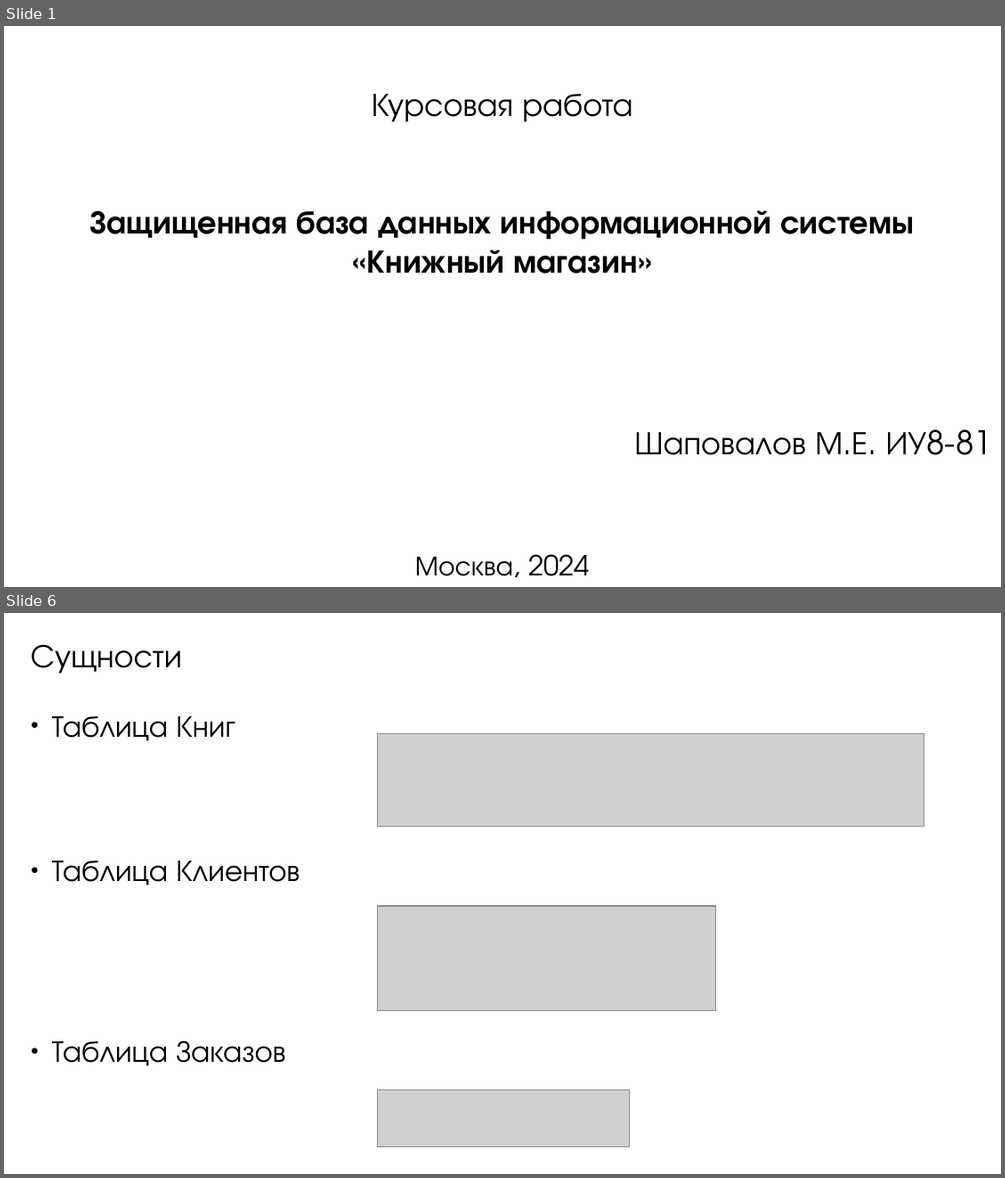
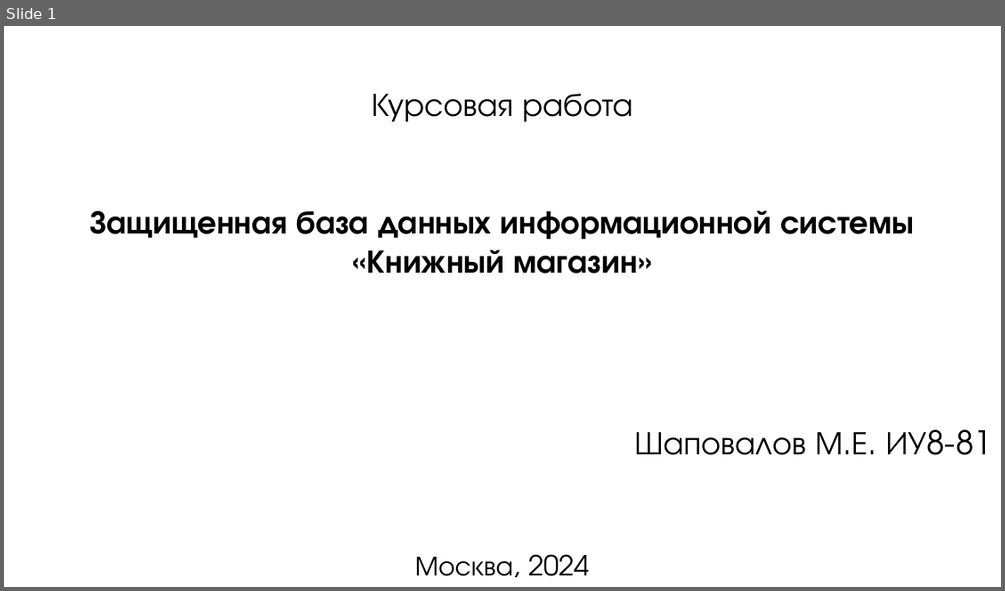
Before and after one commit to mrypdm/bsbd_kursach, a slide deck: docs/ИУ8-81. БСБД. Презентация. Шаповалов.odp. Shown one above the other, each under a label of ours: slides 1 and 6 before the commit, slide 1 after it; the slides between them are not shown. The pictures are 1005x1178 and 1005x591 pixels, drawn with LibreOffice and Linux fonts; fonts in the diff are those of the drawing; grey boxes stand for pictures. Boxes give left, top, right and bottom in pixels: in the first picture for what was removed or moved away, otherwise in the second. Text is boxed around its words. In the diff, an @@ line names an element or a change of style, - is before the commit and + after.

```diff
--- a/docs/ИУ8-81. БСБД. Презентация. Шаповалов.odp
+++ b/docs/ИУ8-81. БСБД. Презентация. Шаповалов.odp
@@ slide 6 removed at (x1=4, y1=613, x2=1001, y2=1174), background #FFFFFF @@
@@ text removed at (x1=31, y1=644, x2=182, y2=674) @@
-Сущности
@@ text removed at (x1=52, y1=716, x2=299, y2=1066) @@
-● Таблица Книг
-● Таблица Клиентов
-● Таблица Заказов
@@ picture removed at (x1=378, y1=733, x2=924, y2=827) @@
@@ picture removed at (x1=378, y1=906, x2=716, y2=1011) @@
@@ picture removed at (x1=378, y1=1090, x2=629, y2=1148) @@
```
Also in this commit, not shown: 8 slides changed, 2 slides added, 8 other slides removed, 6 other files.
